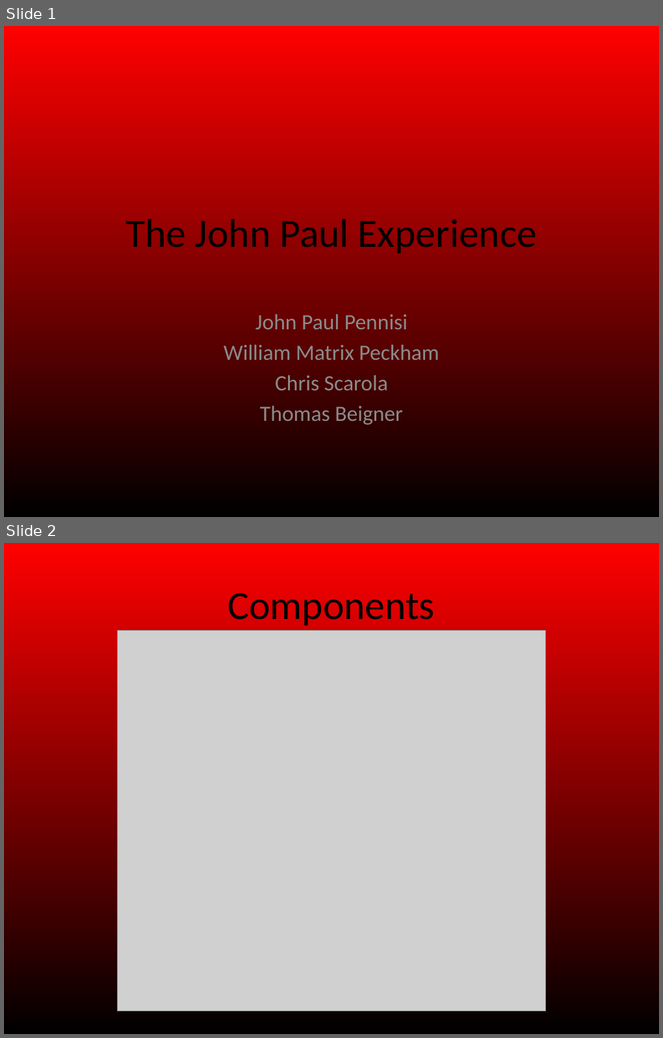
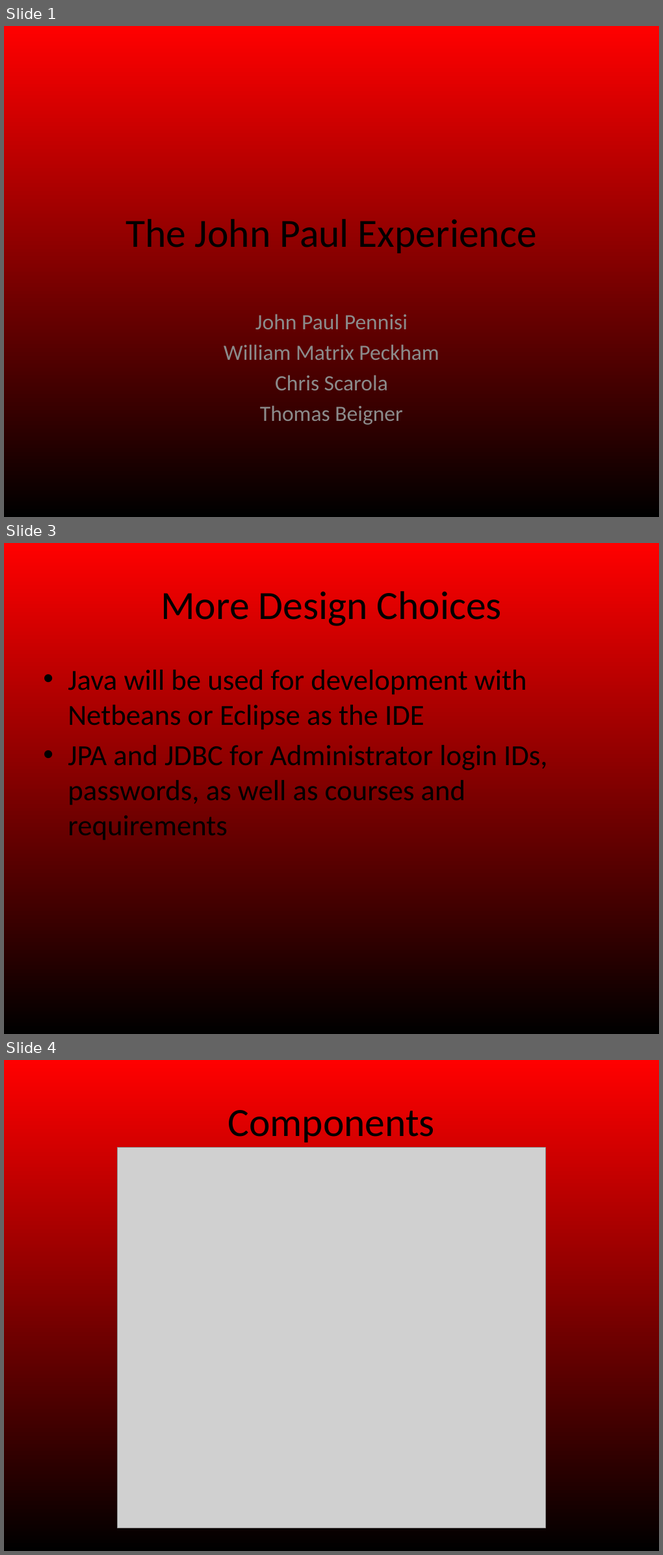
Before and after one commit to MatrixPeckham/majorrequirements336, a slide deck: Documents/Design review PPT.pptx. Shown one above the other, each under a label of ours: slides 1 and 2 before the commit, slides 1, 3 and 4 after it; the slides between them are not shown. The pictures are 663x1038 and 663x1555 pixels, drawn with LibreOffice and Linux fonts; fonts in the diff are those of the drawing; grey boxes stand for pictures. Boxes give left, top, right and bottom in pixels: in the first picture for what was removed or moved away, otherwise in the second. Text is boxed around its words. In the diff, an @@ line names an element or a change of style, - is before the commit and + after.

```diff
--- a/Documents/Design review PPT.pptx
+++ b/Documents/Design review PPT.pptx
@@ slide 3 added at bbox=[4, 543, 659, 1034], background gradient #FF0000 to #000000 @@
@@ title added at bbox=[161, 591, 501, 626], 44 pt, text #000000 @@
+More Design Choices
@@ text added at bbox=[68, 670, 547, 840], 32 pt, text #000000 @@
+• Java will be used for development with Netbeans or Eclipse as the IDE
+• JPA and JDBC for Administrator login IDs, passwords, as well as courses and requirements
@@ what was slide 2 is now slide 4 @@
```
Also in this commit, not shown: 1 slide changed, 11 other slides added, 6 other files.
